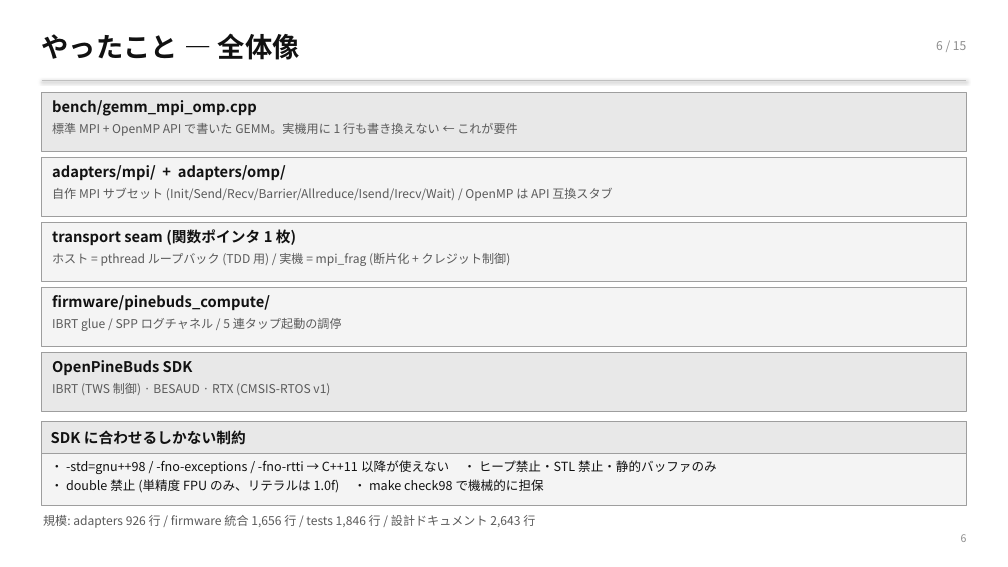
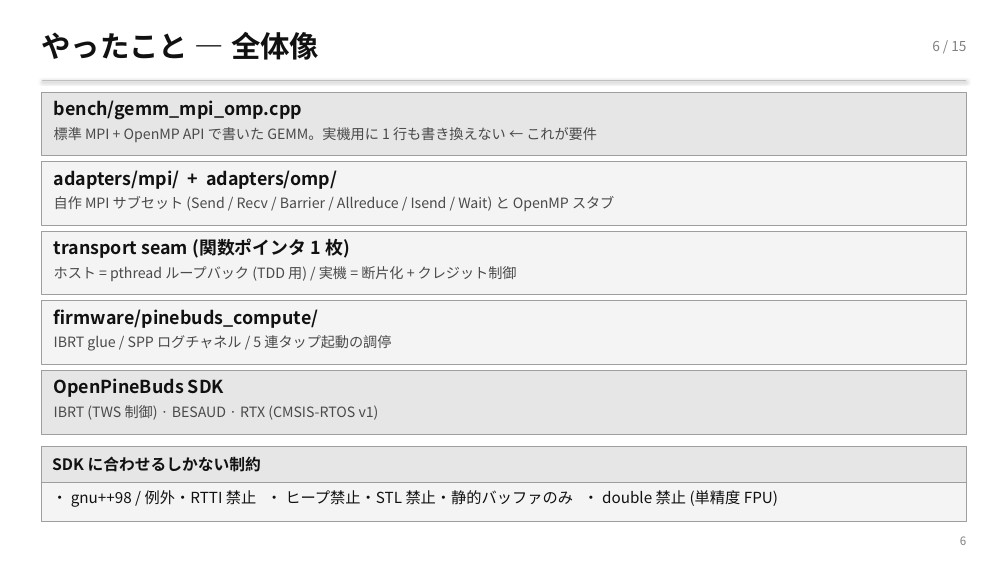
Before and after one commit to TamichiRyuto/pine-buds-cluster, a slide deck: slide 7 of slides/lt-ear-parallel.pptx. Drawn at 1008x567 pixels with LibreOffice and Linux fonts; fonts in the diff are those of the drawing. Boxes give left, top, right and bottom in pixels: in the first picture for what was removed or moved away, otherwise in the second. Text is boxed around its words. In the diff, an @@ line names an element or a change of style, - is before the commit and + after.

```diff
--- a/slides/lt-ear-parallel.pptx
+++ b/slides/lt-ear-parallel.pptx
@@ text "やったこと — 全体像" at <box>42,32,319,60</box>: size 26 to 28 pt; more space between paragraphs @@
@@ text "6 / 15" at <box>932,41,966,51</box>: size 11.5 to 13 pt, text colour #8C8C8C to #808080; more space between paragraphs @@
@@ rectangle: place and size @@
-rectangle at <box>42,92,966,151</box>
+rectangle at <box>42,92,966,156</box>
@@ rectangle: place and size @@
-rectangle at <box>42,157,966,216</box>
+rectangle at <box>42,162,966,225</box>
@@ text at <box>54,196,614,211</box>: text changed; size 11.5 to 13.5 pt; text colour #5A5A5A to #4A4A4A @@
-自作 MPI サブセット (Init/Send/Recv/Barrier/Allreduce/Isend/Irecv/Wait) / OpenMP は API 互換スタブ
+自作 MPI サブセット (Send / Recv / Barrier / Allreduce / Isend / Wait) と OpenMP スタブ
@@ rectangle: place and size @@
-rectangle at <box>42,222,966,281</box>
+rectangle at <box>42,231,966,295</box>
@@ text "transport seam (関数ポインタ 1 枚)": place and size @@
-text "transport seam (関数ポインタ 1 枚)" at <box>52,229,296,245</box>
+text "transport seam (関数ポインタ 1 枚)" at <box>54,238,350,258</box>
@@ text at <box>54,266,517,281</box>: text changed; size 11.5 to 13.5 pt; text colour #5A5A5A to #4A4A4A @@
-ホスト = pthread ループバック (TDD 用) / 実機 = mpi_frag (断片化 + クレジット制御)
+ホスト = pthread ループバック (TDD 用) / 実機 = 断片化 + クレジット制御
@@ rectangle: place and size @@
-rectangle at <box>42,287,966,346</box>
+rectangle at <box>42,301,966,364</box>
@@ text "firmware/pinebuds_compute/": place and size @@
-text "firmware/pinebuds_compute/" at <box>52,295,270,310</box>
+text "firmware/pinebuds_compute/" at <box>54,309,319,328</box>
@@ text "IBRT glue / SPP ログチャネル ...": place and size @@
-text "IBRT glue / SPP ログチャネル ..." at <box>52,318,342,331</box>
+text "IBRT glue / SPP ログチャネル ..." at <box>54,335,391,351</box>
@@ rectangle: place and size @@
-rectangle at <box>42,352,966,411</box>
+rectangle at <box>42,371,966,434</box>
@@ size 14 to 17 pt; more space between paragraphs in 5 elements at <box>54,100,302,120</box>, <box>54,170,337,189</box>, <box>54,238,350,258</box>, <box>54,309,319,328</box>, <box>54,378,224,397</box> @@
@@ text "OpenPineBuds SDK": place and size @@
-text "OpenPineBuds SDK" at <box>52,360,193,375</box>
+text "OpenPineBuds SDK" at <box>54,378,224,397</box>
@@ size 11.5 to 13.5 pt, text colour #5A5A5A to #4A4A4A; more space between paragraphs in 3 elements at <box>54,127,597,142</box>, <box>54,335,391,351</box>, <box>54,405,379,420</box> @@
@@ text "IBRT (TWS 制御) · BESAUD ...": place and size @@
-text "IBRT (TWS 制御) · BESAUD ..." at <box>52,383,330,395</box>
+text "IBRT (TWS 制御) · BESAUD ..." at <box>54,405,379,420</box>
@@ text "SDK に合わせるしかない制約": place and size @@
-text "SDK に合わせるしかない制約" at <box>51,430,246,445</box>
+text "SDK に合わせるしかない制約" at <box>52,456,261,472</box>
@@ text "SDK に合わせるしかない制約" at <box>52,456,261,472</box>: size 14 to 15 pt; more space between paragraphs @@
@@ rectangle: place and size @@
-rectangle at <box>42,422,966,505</box>
+rectangle at <box>42,446,966,522</box>
@@ fill #E8E8E8 to #E6E6E6 in 3 elements at <box>42,92,966,156</box>, <box>42,371,966,434</box>, <box>42,446,966,482</box> @@
@@ rectangle: place and size @@
-rectangle at <box>42,422,966,454</box>
+rectangle at <box>42,446,966,482</box>
@@ text at <box>52,490,778,507</box>: text changed; size 12 to 14.5 pt @@
-・ -std=gnu++98 / -fno-exceptions / -fno-rtti → C++11 以降が使えない ・ ヒープ禁止・STL 禁止・静的バッファのみ
-・ double 禁止 (単精度 FPU のみ、リテラルは 1.0f) ・ make check98 で機械的に担保
+・ gnu++98 / 例外・RTTI 禁止 ・ ヒープ禁止・STL 禁止・静的バッファのみ ・ double 禁止 (単精度 FPU)
@@ text removed at <box>43,515,535,528</box> @@
-規模: adapters 926 行 / firmware 統合 1,656 行 / tests 1,846 行 / 設計ドキュメント 2,643 行
@@ text "6" at <box>960,536,966,545</box>: size 10 to 11 pt, text colour #8C8C8C to #808080; more space between paragraphs @@
```
Also in this commit, not shown: 15 other slides changed, 2 other files.
